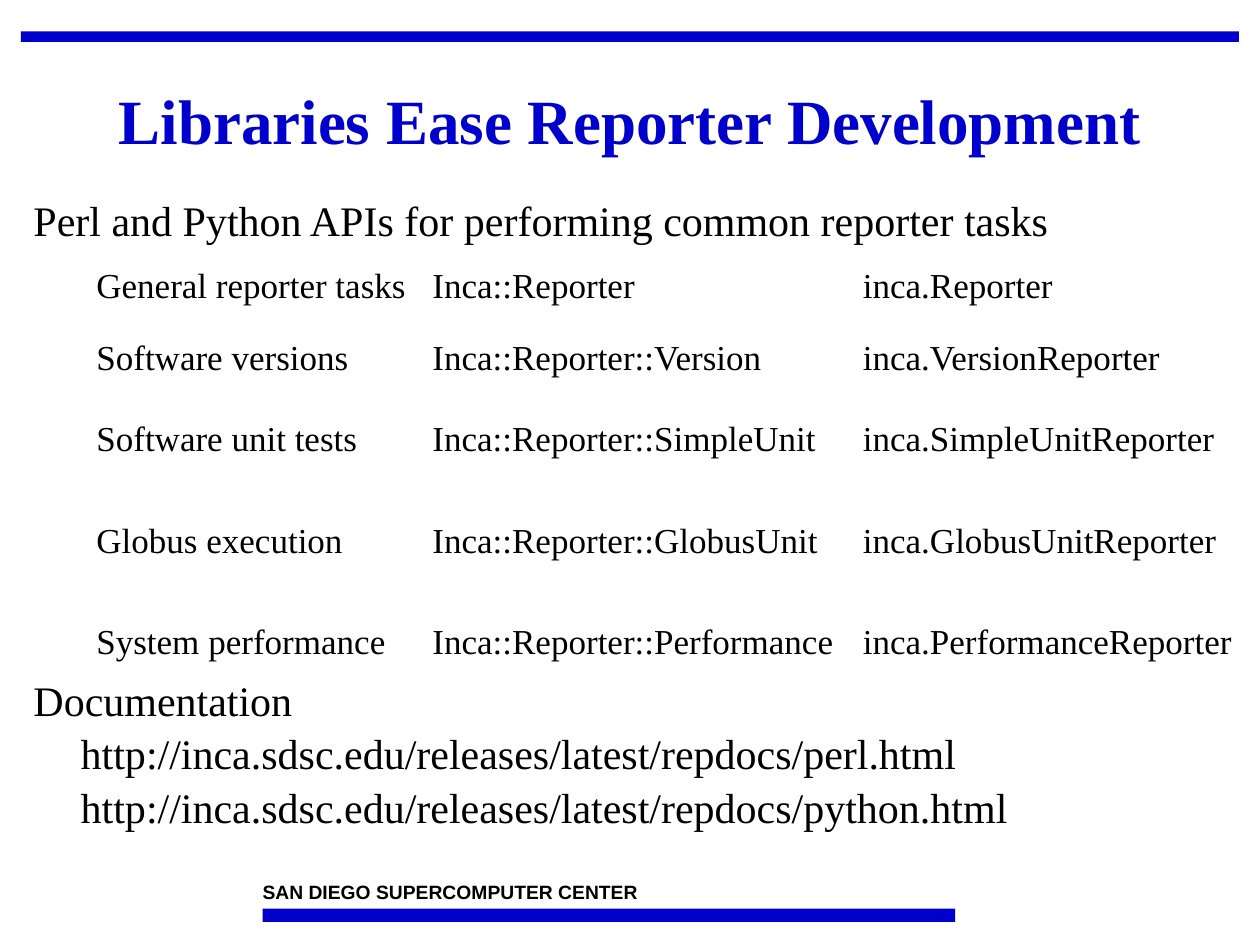
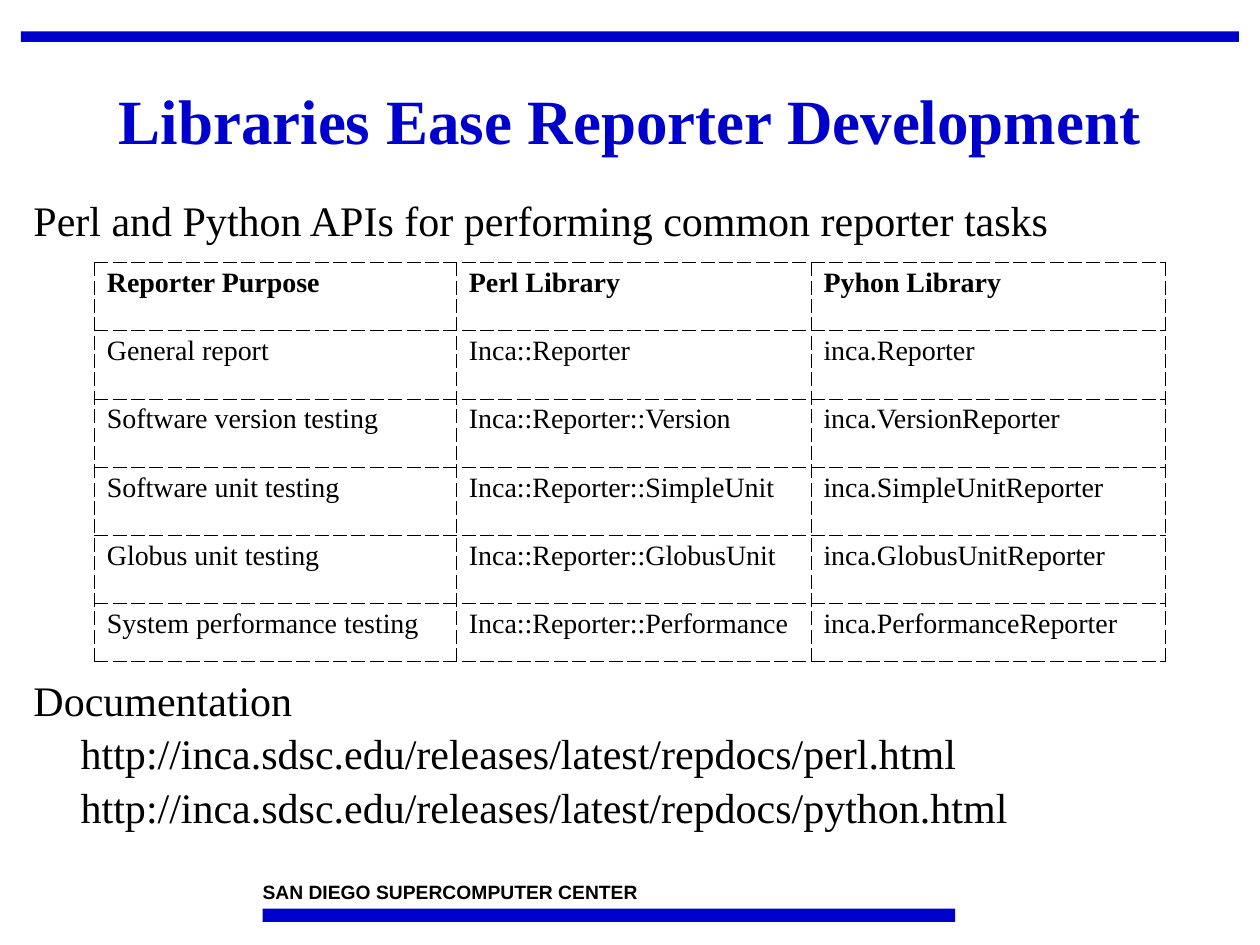
Before and after one commit to IncaProject/inca-xsede, a slide deck: slide 9 of talks/2008workshop/incaReporters.ppt (slide 10 before the commit). Drawn at 1260x945 pixels with LibreOffice and Linux fonts; fonts in the diff are those of the drawing; background and template pictures are left out. Boxes give left, top, right and bottom in pixels: in the first picture for what was removed or moved away, otherwise in the second. Text is boxed around its words. In the diff, an @@ line names an element or a change of style, - is before the commit and + after.

Commit message:
Update.

```diff
--- a/talks/2008workshop/incaReporters.ppt
+++ b/talks/2008workshop/incaReporters.ppt
@@ table at [94,262,1164,662] @@
-row 1: General reporter tasks | Inca::Reporter | inca.Reporter
-row 2: Software versions | Inca::Reporter::Version | inca.VersionReporter
-row 3: Software unit tests | Inca::Reporter::SimpleUnit | inca.SimpleUnitReporter
-row 4: Globus execution | Inca::Reporter::GlobusUnit | inca.GlobusUnitReporter
-row 5: System performance | Inca::Reporter::Performance | inca.PerformanceReporter
+row 1: Reporter Purpose | Perl Library | Pyhon Library
+row 2: General report | Inca::Reporter | inca.Reporter
+row 3: Software version testing | Inca::Reporter::Version | inca.VersionReporter
+row 4: Software unit testing | Inca::Reporter::SimpleUnit | inca.SimpleUnitReporter
+row 5: Globus unit testing | Inca::Reporter::GlobusUnit | inca.GlobusUnitReporter
+row 6: System performance testing | Inca::Reporter::Performance | inca.PerformanceReporter
@@ table: place and size @@
-table at [84,262,1260,721]
+table at [94,262,1164,662]
```
Also in this commit, not shown: 22 other slides changed, 1 slide added, 1 slide removed.
